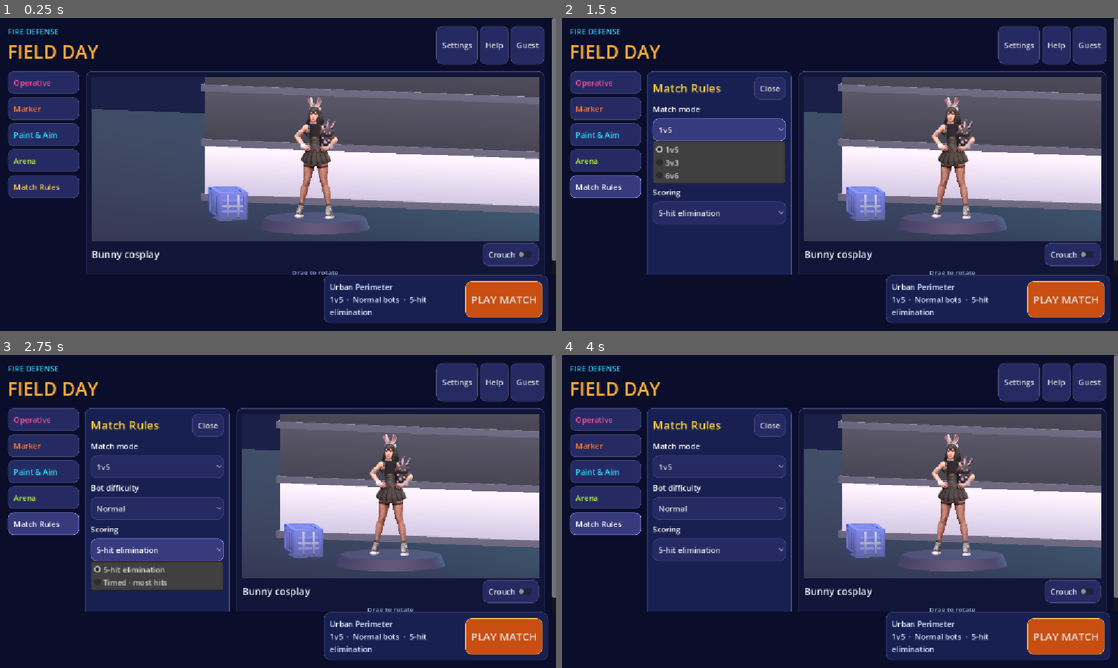
Above: before the commit, frames 1-4 (two rows, left to right).
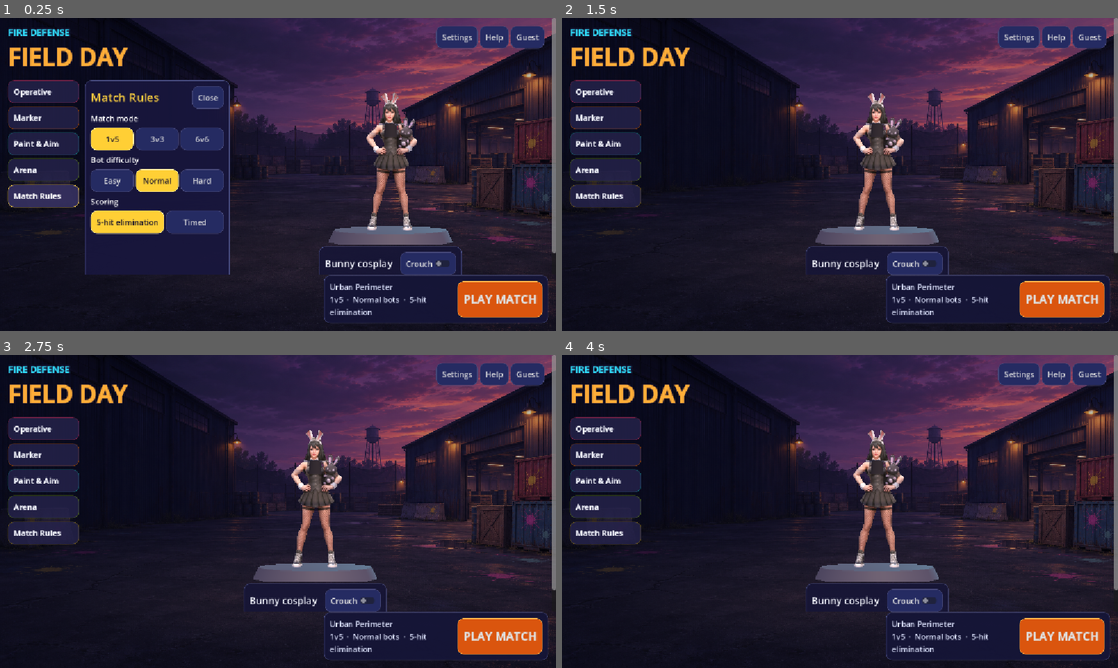
Above: after the commit, the same moments.

Repository: 302stang86/fdfd
Game: Godot game, scene res://menu.tscn
Two runs of this game, one before a commit and one after it. Both use one fixed random seed, a clock stepped at 60 frames per second and the inputs below.
Inputs (mouse positions are in pixels of both pictures, inside the frame that each line leads up to):
- Up to frame 1 (0.25 s): no input
- Up to frame 2 (1.5 s): click "Match Rules" at 0.5 s; click (717, 130) at 1.25 s, where only the run before the commit has a clickable "1v5"
- Up to frame 3 (2.75 s): click (155, 549) at 2 s, where only the run before the commit has a clickable "5-hit elimination"
- Up to frame 4 (4 s): click "PLAY MATCH" at 2.75 s; tap Enter at 3.5 s; move the mouse to (867, 511) at 3.52 s; hold W from 3.53 s (still down); tap M at 3.6 s; click (867, 511) at 3.67 s; tap Space at 3.77 s

The runs differ from the first frame. In frame 1, 63% of the frame differs, in the area x 0-100%, y 0-100%; in frame 2, 68%; in frame 3, 68%; in frame 4, 68%.

Commit message:
Match the approved dusk arena menu design

Diff:
--- a/menu.gd
+++ b/menu.gd
@@ -43,6 +43,7 @@
 var stage_name: Label
 var crouch_preview: CheckButton
 var summary: Label
+var display_font: FontVariation
 var saved_maps: Dictionary = {}
 var arena: Node
 var settings := ConfigFile.new()
@@ -57,10 +58,18 @@
 		if parsed is Dictionary:
 			saved_maps = parsed
 	install_theme()
-	var background := ColorRect.new()
-	background.color = Color("#0a0e2a")
+	var background := TextureRect.new()
+	background.texture = preload("res://assets/ui/menu_arena_dusk.png")
+	background.expand_mode = TextureRect.EXPAND_IGNORE_SIZE
+	background.stretch_mode = TextureRect.STRETCH_KEEP_ASPECT_COVERED
+	background.mouse_filter = Control.MOUSE_FILTER_IGNORE
 	add_child(background)
 	background.set_anchors_and_offsets_preset(PRESET_FULL_RECT)
+	var shade := ColorRect.new()
+	shade.color = Color(0.025, 0.028, 0.10, 0.28)
+	shade.mouse_filter = Control.MOUSE_FILTER_IGNORE
+	add_child(shade)
+	shade.set_anchors_and_offsets_preset(PRESET_FULL_RECT)
 	var frame := VBoxContainer.new()
 	frame.add_theme_constant_override("separation", 0)
 	add_child(frame)
@@ -85,9 +94,14 @@
 	var brand := VBoxContainer.new()
 	brand.size_flags_horizontal = Control.SIZE_EXPAND_FILL
 	header.add_child(brand)
-	heading(brand, "FIRE DEFENSE", 16, Color("#2fd8f5"))
-	heading(brand, "FIELD DAY", 38, Color("#ffad38"))
+	var eyebrow := heading(brand, "FIRE DEFENSE", 19, Color("#2fd8f5"))
+	var wordmark := heading(brand, "FIELD DAY", 49, Color("#ffad38"))
+	for line in [eyebrow, wordmark]:
+		line.add_theme_font_override("font", display_font)
+		line.add_theme_color_override("font_outline_color", Color("#15102d"))
+		line.add_theme_constant_override("outline_size", 6)
 	var header_actions := HBoxContainer.new()
+	header_actions.size_flags_vertical = Control.SIZE_SHRINK_BEGIN
 	header.add_child(header_actions)
 	menu_button(header_actions, "Settings", func(): show_drawer("Settings"))
 	menu_button(header_actions, "Help", show_help)
@@ -104,7 +118,7 @@
 	navigation.vertical = true
 	navigation.add_theme_constant_override("separation", 7)
 	side.add_child(navigation)
-	drawer = menu_panel(side, Color("#182052"))
+	drawer = menu_panel(side, Color("#18163de8"))
 	var drawer_shell := VBoxContainer.new()
 	drawer.add_child(drawer_shell)
 	var sections := ["Operative", "Marker", "Paint & Aim", "Arena", "Match Rules", "Settings"]
@@ -114,7 +128,10 @@
 		if index < 5:
 			var tab := menu_button(navigation, section, show_drawer.bind(section))
 			tab.alignment = HORIZONTAL_ALIGNMENT_LEFT
-			tab.add_theme_color_override("font_color", accents[index])
+			tab.add_theme_color_override("font_color", Color("#f5f7ff"))
+			tab.add_theme_font_override("font", display_font)
+			tab.add_theme_stylebox_override("normal", panel_style(Color("#25234bcf"), accents[index].darkened(0.59)))
+			tab.add_theme_stylebox_override("pressed", panel_style(Color("#35305fec"), accents[index]))
 			navigation_buttons[section] = tab
 		var page := VBoxContainer.new()
 		page.add_theme_constant_override("separation", 8)
@@ -143,12 +160,12 @@
 	refresh_maps()
 	add_button("Create a map", open_editor)
 	home = drawer_views["Match Rules"]
-	mode_picker = picker("Match mode", ["1v5", "3v3", "6v6"])
-	difficulty_picker = picker("Bot difficulty", ["Easy", "Normal", "Hard"])
-	ruleset_picker = picker("Scoring", ["5-hit elimination", "Timed · most hits"])
-	mode_picker.select(saved_option("mode", 0, 3))
-	difficulty_picker.select(saved_option("difficulty", 1, 3))
-	ruleset_picker.select(saved_option("ruleset", 0, 2))
+	mode_picker = segmented_picker("Match mode", ["1v5", "3v3", "6v6"])
+	difficulty_picker = segmented_picker("Bot difficulty", ["Easy", "Normal", "Hard"])
+	ruleset_picker = segmented_picker("Scoring", ["5-hit elimination", "Timed"])
+	select_rule(mode_picker, saved_option("mode", 0, 3))
+	select_rule(difficulty_picker, saved_option("difficulty", 1, 3))
+	select_rule(ruleset_picker, saved_option("ruleset", 0, 2))
 	home = drawer_views["Settings"]
 	add_label("Master volume")
 	var volume := HSlider.new()
@@ -173,7 +190,7 @@
 	var dock_wrapper := HBoxContainer.new()
 	dock_margin.add_child(dock_wrapper)
 	dock_wrapper.alignment = BoxContainer.ALIGNMENT_END
-	play_dock = menu_panel(dock_wrapper, Color("#182052"))
+	play_dock = menu_panel(dock_wrapper, Color("#151537ee"))
 	var dock_row := HBoxContainer.new()
 	dock_row.add_theme_constant_override("separation", 14)
 	play_dock.add_child(dock_row)
@@ -181,9 +198,11 @@
 	summary.autowrap_mode = TextServer.AUTOWRAP_WORD_SMART
 	summary.size_flags_horizontal = Control.SIZE_EXPAND_FILL
 	var play := menu_button(dock_row, "PLAY MATCH", play_match)
-	play.add_theme_font_size_override("font_size", 22)
+	play.add_theme_font_size_override("font_size", 24)
+	play.add_theme_font_override("font", display_font)
+	play.custom_minimum_size.y = 56
 	for state in ["normal", "hover", "pressed"]:
-		play.add_theme_stylebox_override(state, panel_style(Color("#bb420f") if state == "pressed" else Color("#c84e11"), Color("#ffaf50")))
+		play.add_theme_stylebox_override(state, panel_style(Color("#bb420f") if state == "pressed" else Color("#da550e"), Color("#ffb44a")))
 	for option in [outfits, markers, maps, mode_picker, difficulty_picker, ruleset_picker]:
 		option.item_selected.connect(func(_index: int): save_match_setup())
 	outfits.item_selected.connect(func(_index: int): refresh_showcase())
@@ -191,7 +210,7 @@
 	update_summary()
 	resized.connect(update_menu_layout)
 	update_menu_layout()
-	show_drawer("")
+	show_drawer("Match Rules" if size.x >= 900.0 else "")
 
 func update_menu_layout() -> void:
 	var compact := size.x < 900.0
@@ -235,6 +254,9 @@
 func install_theme() -> void:
 	theme = Theme.new()
 	theme.default_font_size = 16
+	display_font = FontVariation.new()
+	display_font.base_font = ThemeDB.fallback_font
+	display_font.variation_embolden = 0.85
 	for type_id in ["Button", "OptionButton"]:
 		for state in ["normal", "hover", "pressed", "focus"]:
 			var highlight: bool = state == "pressed" or state == "focus"
@@ -281,6 +303,35 @@
 		options.add_item(value)
 	home.add_child(options)
 	return options
+
+func segmented_picker(label: String, values: Array) -> OptionButton:
+	add_label(label)
+	var picker_value := OptionButton.new()
+	home.add_child(picker_value)
+	picker_value.hide()
+	var row := HBoxContainer.new()
+	row.add_theme_constant_override("separation", 4)
+	home.add_child(row)
+	var buttons: Array[Button] = []
+	var group := ButtonGroup.new()
+	for index in range(values.size()):
+		var button := menu_button(row, values[index], func():
+			picker_value.select(index)
+			picker_value.item_selected.emit(index))
+		button.size_flags_horizontal = Control.SIZE_EXPAND_FILL
+		button.toggle_mode = true
+		button.button_group = group
+		button.add_theme_stylebox_override("pressed", panel_style(Color("#ffcf35"), Color("#ffefa0")))
+		button.add_theme_color_override("font_pressed_color", Color("#17132b"))
+		buttons.append(button)
+		picker_value.add_item(values[index])
+	picker_value.set_meta("segments", buttons)
+	return picker_value
+
+func select_rule(picker_value: OptionButton, index: int) -> void:
+	picker_value.select(index)
+	var button: Button = picker_value.get_meta("segments")[index]
+	button.button_pressed = true
 
 func build_aim_controls() -> void:
 	var sample := ColorRect.new()
@@ -342,7 +393,9 @@
 	settings.save(CONFIG_FILE)
 
 func build_stage() -> void:
-	var panel := menu_panel(layout, Color("#111638"))
+	var panel := PanelContainer.new()
+	panel.add_theme_stylebox_override("panel", StyleBoxEmpty.new())
+	layout.add_child(panel)
 	panel.size_flags_horizontal = Control.SIZE_EXPAND_FILL
 	panel.size_flags_vertical = Control.SIZE_EXPAND_FILL
 	var content := VBoxContainer.new()
@@ -354,14 +407,14 @@
 	content.add_child(stage)
 	var viewport := SubViewport.new()
 	viewport.own_world_3d = true
+	viewport.transparent_bg = true
 	viewport.render_target_update_mode = SubViewport.UPDATE_WHEN_VISIBLE
 	stage.add_child(viewport)
 	var scene_root := Node3D.new()
 	viewport.add_child(scene_root)
 	var world := WorldEnvironment.new()
 	world.environment = Environment.new()
-	world.environment.background_mode = Environment.BG_COLOR
-	world.environment.background_color = Color("#1a2048")
+	world.environment.background_mode = Environment.BG_CLEAR_COLOR
 	world.environment.ambient_light_source = Environment.AMBIENT_SOURCE_COLOR
 	world.environment.ambient_light_color = Color("#c2ccff")
 	world.environment.ambient_light_energy = 0.65
@@ -375,24 +428,6 @@
 	rim.light_color = Color("#6de1ff")
 	rim.light_energy = 0.7
 	scene_root.add_child(rim)
-	var ground := MeshInstance3D.new()
-	var floor_mesh := PlaneMesh.new()
-	floor_mesh.size = Vector2(28, 24)
-	var floor_material := StandardMaterial3D.new()
-	floor_material.albedo_color = Color("#292b47")
-	floor_material.roughness = 0.94
-	floor_mesh.material = floor_material
-	ground.mesh = floor_mesh
-	ground.position.y = -0.14
-	scene_root.add_child(ground)
-	var warehouse: Node3D = preload("res://assets/opengameart/industrial/building-a.glb").instantiate()
-	warehouse.position = Vector3(0.1, -0.14, -3.5)
-	warehouse.scale = Vector3(2.5, 1.7, 1.5)
-	scene_root.add_child(warehouse)
-	var cover: Node3D = preload("res://assets/opengameart/industrial/shipping-container-b.glb").instantiate()
-	cover.position = Vector3(-1.45, -0.14, -0.9)
-	cover.rotation.y = 0.5
-	scene_root.add_child(cover)
 	var plinth := MeshInstance3D.new()
 	var disc := CylinderMesh.new()
 	disc.top_radius = 0.62
@@ -400,7 +435,7 @@
 	disc.height = 0.13
 	plinth.mesh = disc
 	var finish := StandardMaterial3D.new()
-	finish.albedo_color = Color("#494668")
+	finish.albedo_color = Color("#555064")
 	finish.roughness = 0.71
 	plinth.material_override = finish
 	plinth.position.y = -0.065
@@ -409,13 +444,16 @@
 	scene_root.add_child(turntable)
 	var camera := Camera3D.new()
 	camera.projection = Camera3D.PROJECTION_ORTHOGONAL
-	camera.size = 2.03
-	camera.position = Vector3(1.55, 1.25, 4.5)
+	camera.size = 1.79
+	camera.position = Vector3(0.8, 1.05, 4.5)
 	scene_root.add_child(camera)
-	camera.look_at(Vector3(0, 0.73, 0))
+	camera.look_at(Vector3(0, 0.74, 0))
 	camera.make_current()
+	var caption_wrap := menu_panel(content, Color("#161537d9"))
+	caption_wrap.size_flags_horizontal = Control.SIZE_SHRINK_CENTER
 	var caption := HBoxContainer.new()
-	content.add_child(caption)
+	caption.add_theme_constant_override("separation", 16)
+	caption_wrap.add_child(caption)
 	stage_name = heading(caption, "", 20, Color("#f5f7ff"))
 	stage_name.size_flags_horizontal = Control.SIZE_EXPAND_FILL
 	crouch_preview = CheckButton.new()
Binary file added: assets/ui/menu_arena_dusk.png
